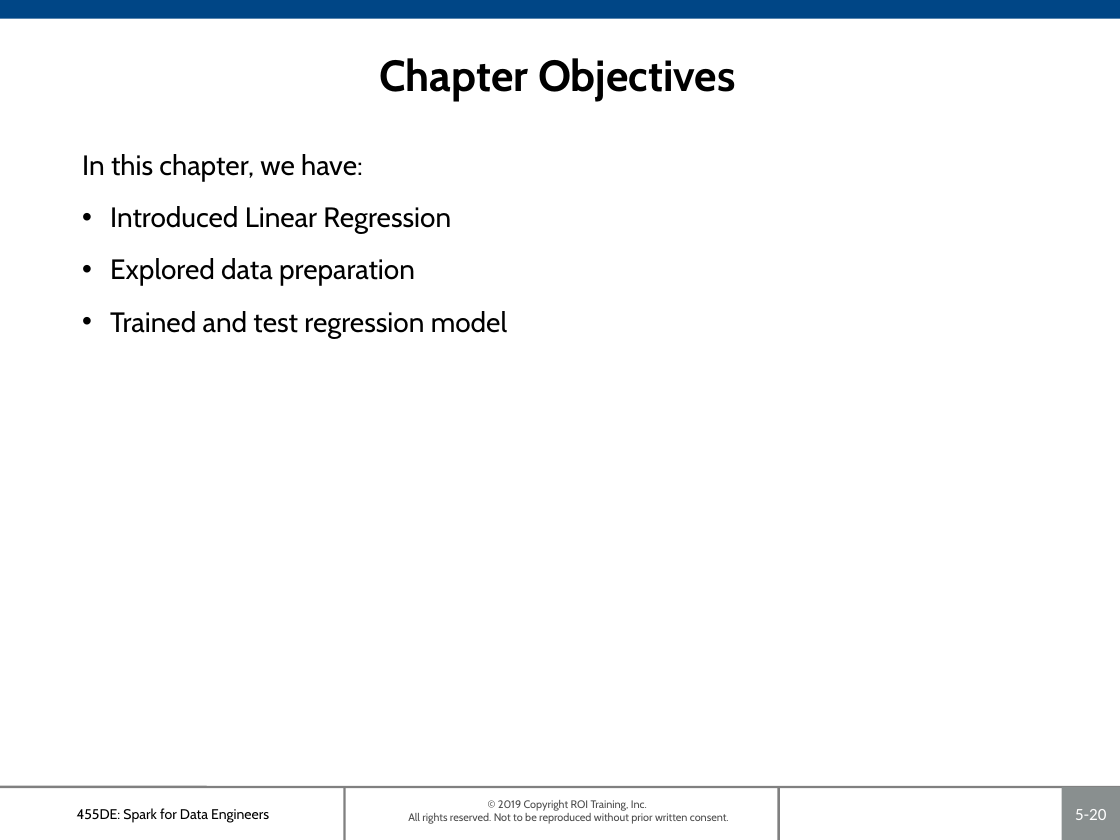
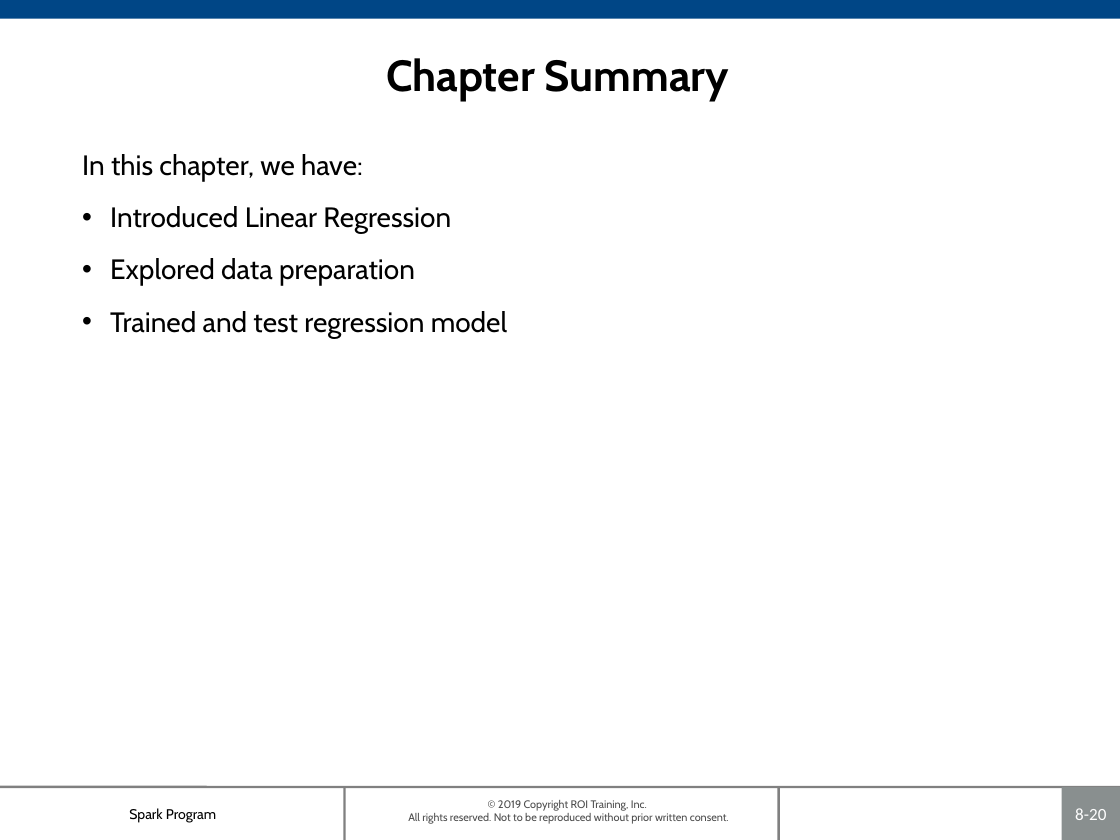
Before and after one commit to roitraining/SparkProgram, a slide deck: slide 20 of Day6/Ch08_RegressionAnalysis.pptx. Drawn at 1120x840 pixels with LibreOffice and Linux fonts; fonts in the diff are those of the drawing; background and template pictures are left out. Boxes give left, top, right and bottom in pixels: in the first picture for what was removed or moved away, otherwise in the second. Text is boxed around its words. In the diff, an @@ line names an element or a change of style, - is before the commit and + after.

```diff
--- a/Day6/Ch08_RegressionAnalysis.pptx
+++ b/Day6/Ch08_RegressionAnalysis.pptx
@@ title at box(386, 58, 729, 101): text changed @@
-Chapter Objectives
+Chapter Summary
@@ text at box(129, 808, 216, 823): text changed @@
-455DE: Spark for Data Engineers
+Spark Program
@@ page number at box(1075, 808, 1106, 820): text changed @@
-5-20
+8-20
```
Also in this commit, not shown: 19 other slides changed, 3 other files.
